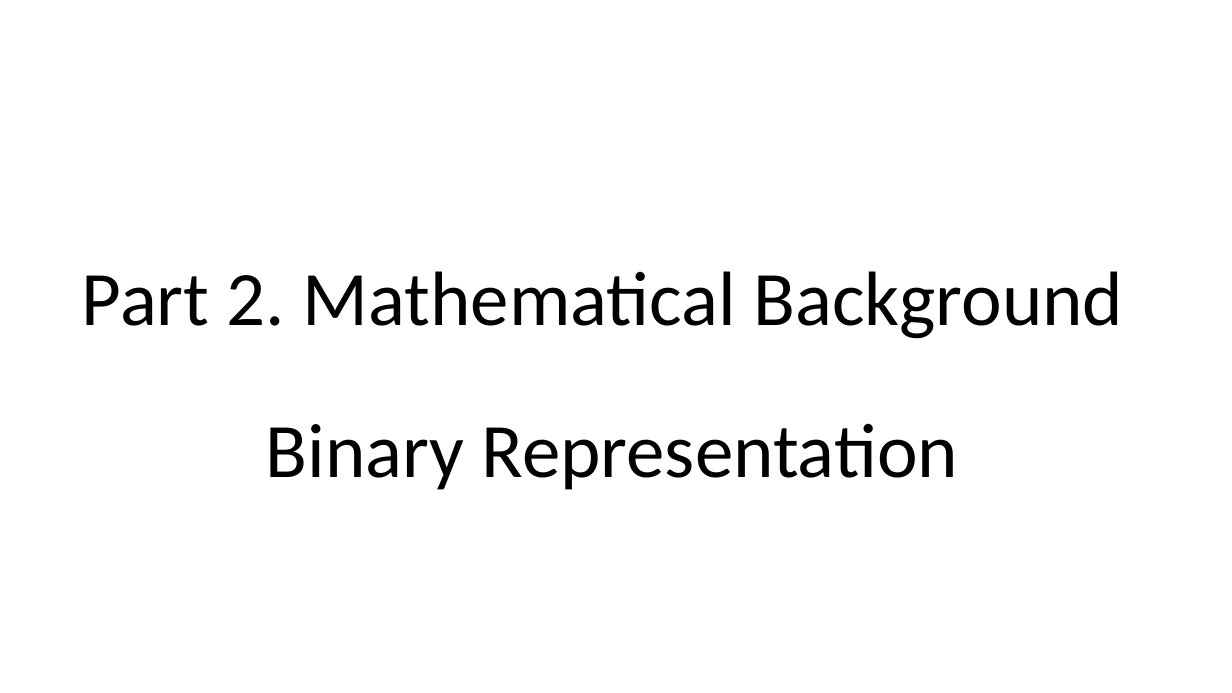
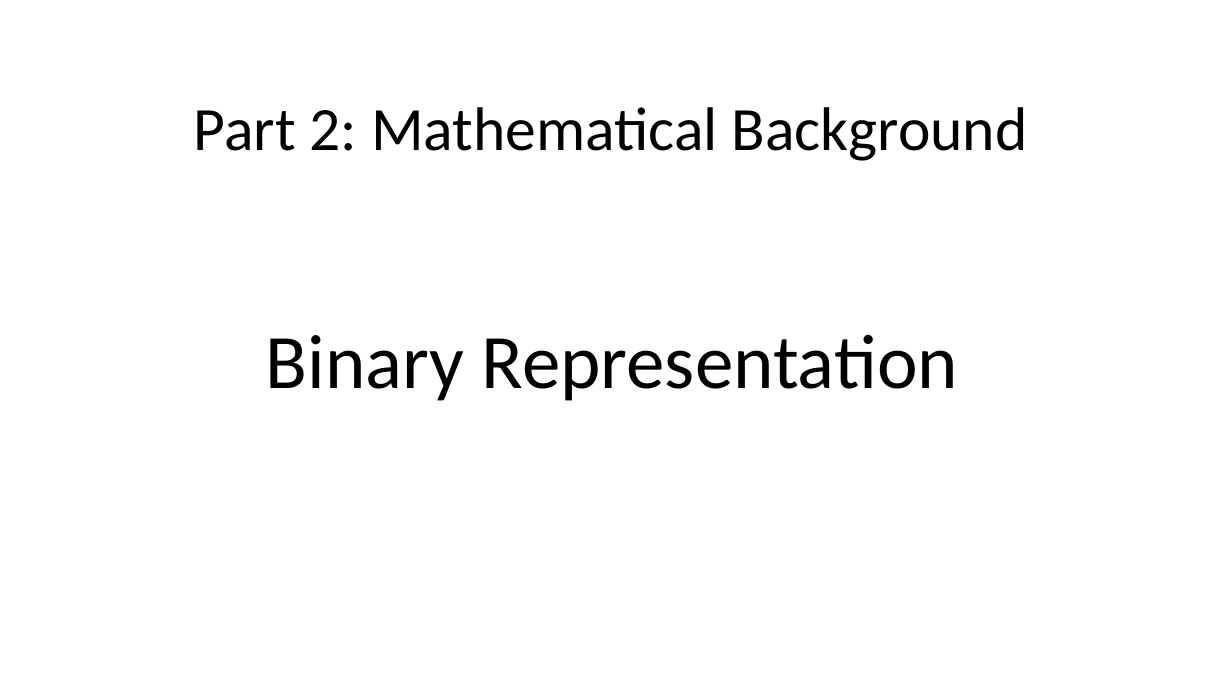
Before and after one commit to AlonSpinner/GradNumMethods, a slide deck: slide 3 of Presentation/Presentation.pptx. Drawn at 1232x693 pixels with LibreOffice and Linux fonts; fonts in the diff are those of the drawing. Boxes give left, top, right and bottom in pixels: in the first picture for what was removed or moved away, otherwise in the second. Text is boxed around its words. In the diff, an @@ line names an element or a change of style, - is before the commit and + after.

Commit message:
Updated work on presentation

```diff
--- a/Presentation/Presentation.pptx
+++ b/Presentation/Presentation.pptx
@@ text at (194,107,1028,161): text changed; size 60 to 48 pt @@
-Part 2. Mathematical Background
+Part 2: Mathematical Background
@@ text "Binary Representation": place and size @@
-text "Binary Representation" at (266,423,958,490)
+text "Binary Representation" at (266,334,958,401)
```
Also in this commit, not shown: 4 other slides changed, 7 slides added, 6 slides removed, 2 other files.
